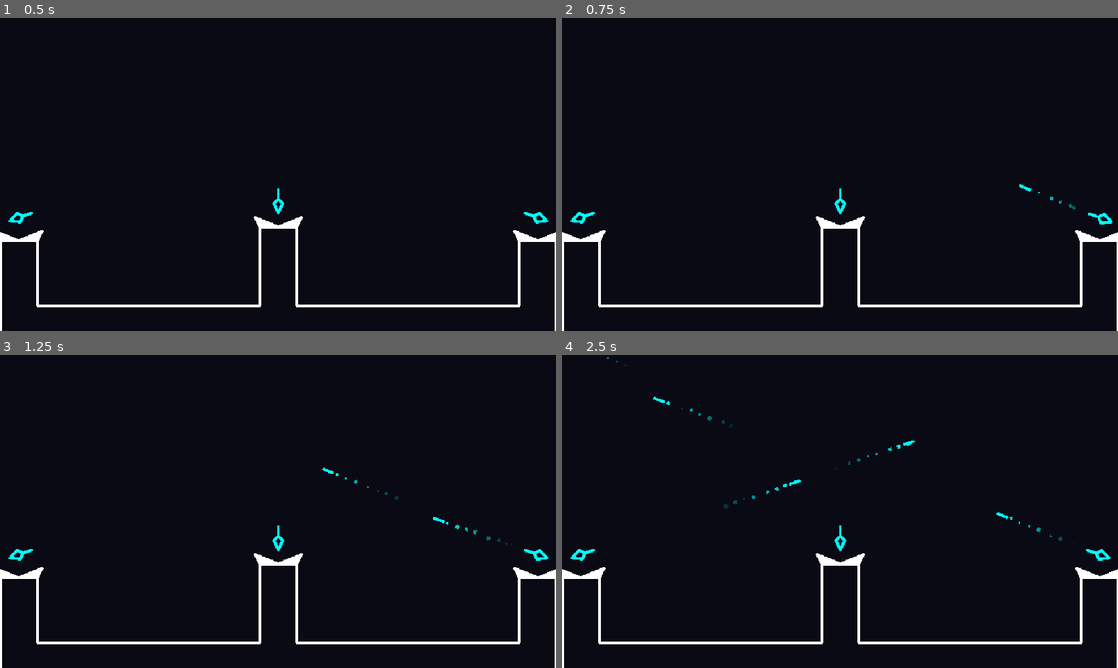
Above: before the commit, frames 1-4 (two rows, left to right).
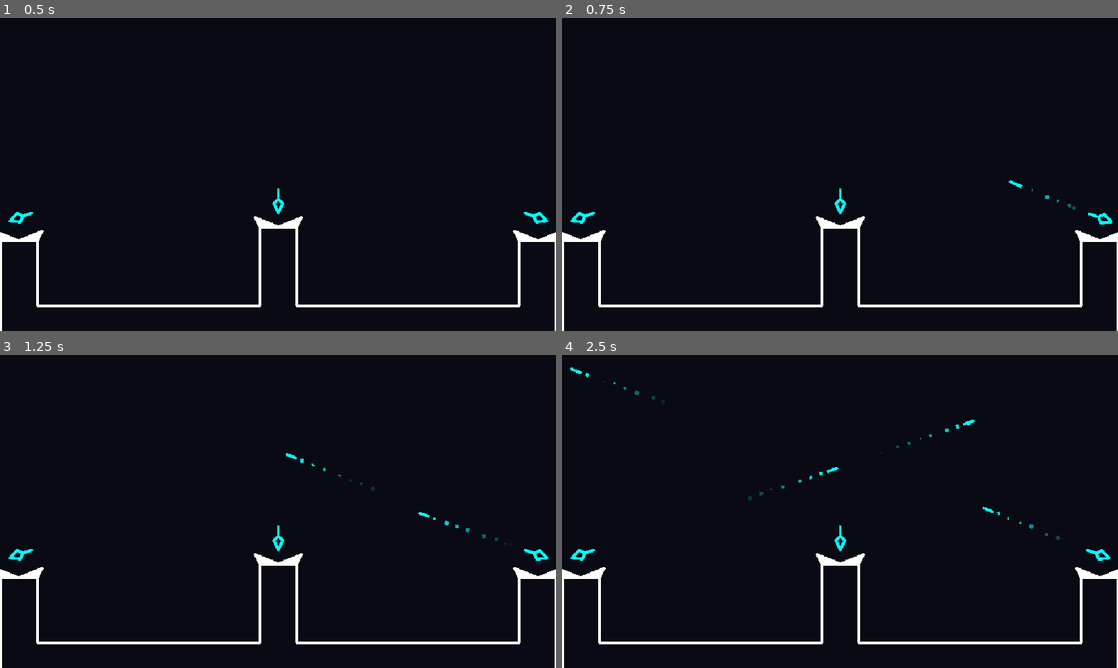
Above: after the commit, the same moments.

Repository: Paraldos/retro-stars
Game: Godot game, scene res://strato_defense/strato_defense.tscn
Two runs of this game, one before a commit and one after it. Both use one fixed random seed, a clock stepped at 60 frames per second and the inputs below.
Inputs:
- Up to frame 1 (0.5 s): no input
- Up to frame 2 (0.75 s): tap Enter at 0.5 s; hold D (right) from 0.53 s (still down)
- Up to frame 3 (1.25 s): keep holding D (right)
- Up to frame 4 (2.5 s): release D (right) at 1.28 s; hold A (left) 1.28-2.03 s; hold D (right) from 2.03 s (still down)

Frame 1 is identical in both runs. In frame 2, less than 0.1% of the frame differs, in the area x 80-92%, y 51-61%; in frame 3, 0.2%; in frame 4, 0.4%, in the area x 1-92%, y 0-60%.

Commit message:
adjusted bullet speed

Diff:
--- a/strato_defense/plaer_bullet/player_bullet.gd
+++ b/strato_defense/plaer_bullet/player_bullet.gd
@@ -1,6 +1,6 @@
 extends CharacterBody2D
 
-var speed = 500
+var speed = 600
 var direction
 
 func _ready() -> void:
